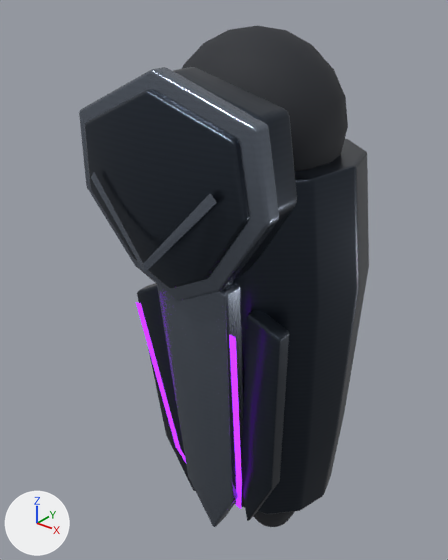
Before and after pictures for a commit that changed the Blender file ArtSource/Heroes/VoidKnight/Modules/Greave_R.blend.
The view is the same before and after, from a 50 mm lens placed at (0.432, -0.406, 0.607), pointed at (0.128, -0.026, 0.372). Arrows for +X, +Y and +Z are at lower left; the lights stay in place. The picture after the commit comes second.

Names of what the first picture shows: 'VK2_Greave_R', 'VK2_KneeEdge_R', 'VK2_Knee_R', 'VK2_ShinLight_R-1', 'VK2_ShinLight_R1', 'VK2_ShinRidge_R', 'VK3_GreaveFlute_R-1', 'VK3_GreaveFlute_R1', 'VK3_KneeRim_R', 'VK3_KneeShield_R', 'VK_Joint_ShinR' and 1 more.
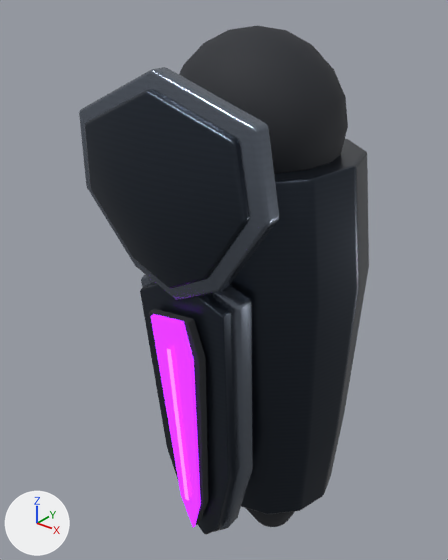
Boxes [x1, y1, x2, y2] around the edits, measured in the pictures (448 x 560 px):
'VK2_ShinRidge_R', deleted: before [157, 281, 243, 527]
'VK4_GreavePlate_R', added: after [140, 283, 235, 534]
'VK3_GreaveFlute_R1', deleted: before [241, 310, 289, 521]
'VK4_ShinLight_R', added (purple): after [151, 314, 201, 528]
'VK4_GreaveFrame_R', added: after [141, 274, 253, 532]
'VK2_Knee_R', deleted: before [173, 67, 297, 278]
'VK3_GreaveFlute_R-1', deleted: before [137, 283, 195, 491]
'VK4_ShinSocket_R', added: after [149, 309, 209, 525]
'VK2_KneeEdge_R', deleted: before [91, 172, 217, 273]
'VK2_ShinLight_R1', deleted (purple): before [229, 335, 242, 509]
'VK2_ShinLight_R-1', deleted: before [136, 302, 186, 463]
'VK4_ShinCore_R', added (purple): after [167, 349, 189, 500]

Edits to the bpy script that builds the scene:
```text
Change mat_void_energy:
    mat_void_energy.base_color: (0.27, 0.018, 0.7) -> (0.31, 0.014, 0.76)  # purple #8e24da -> purple #971fe2
    mat_void_energy.emission_color: (0.27, 0.018, 0.7) -> (0.31, 0.014, 0.76)  # purple #8e24da -> purple #971fe2
Add me_vk4_shincore_r:
    me_vk4_shincore_r.from_pydata([(0.159, -0.1283, 0.3627), (0.156, -0.1283, 0.3625), (0.1667, -0.1225, 0.216), (0.1637, -0.1225, 0.2159), (0.159, -0.1273, 0.3627), (0.156, -0.1273, 0.3626), (0.1667, -0.1215, 0.216), (0.1637, -0.1215, 0.2159)], [], [(0, 1, 3, 2), (5, 4, 6, 7), (0, 2, 6, 4), (1, 5, 7, 3), (0, 4, 5, 1), (2, 3, 7, 6)])
    me_vk4_shincore_r.materials.append(mat_void_core_energy)  # purple #c455ff, glowing purple #c455ff
Remove ob_vk2_knee_r:
    ob_vk2_knee_r = bpy.data.objects.new('VK2_Knee_R', me_vk2_knee_r)
Remove ob_vk2_kneeedge_r:
    ob_vk2_kneeedge_r = bpy.data.objects.new('VK2_KneeEdge_R', me_vk2_kneeedge_r)
Remove ob_vk2_shinridge_r:
    ob_vk2_shinridge_r = bpy.data.objects.new('VK2_ShinRidge_R', me_vk2_shinridge_r)
Remove ob_vk2_shinlight_r_1:
    ob_vk2_shinlight_r_1 = bpy.data.objects.new('VK2_ShinLight_R-1', me_vk2_shinlight_r_1)
Remove ob_vk2_shinlight_r1:
    ob_vk2_shinlight_r1 = bpy.data.objects.new('VK2_ShinLight_R1', me_vk2_shinlight_r1)
Remove ob_vk3_greaveflute_r_1:
    ob_vk3_greaveflute_r_1 = bpy.data.objects.new('VK3_GreaveFlute_R-1', me_vk3_greaveflute_r_1)
Remove ob_vk3_greaveflute_r1:
    ob_vk3_greaveflute_r1 = bpy.data.objects.new('VK3_GreaveFlute_R1', me_vk3_greaveflute_r1)
Add ob_vk4_shincore_r:
    ob_vk4_shincore_r = bpy.data.objects.new('VK4_ShinCore_R', me_vk4_shincore_r)
    ob_vk4_shincore_r.location = (0.0, 0.0, 0.0)
Add ob_vk4_shinlight_r:
    ob_vk4_shinlight_r = bpy.data.objects.new('VK4_ShinLight_R', me_vk4_shinlight_r)  # 31 vertices, 34 faces; spans x 0.138..0.177, y -0.126..-0.114, z 0.181..0.388; in mat_void_energy (purple #971fe2, glowing purple #971fe2)
    ob_vk4_shinlight_r.location = (0.0, 0.0, 0.0)
Add ob_vk4_shinsocket_r:
    ob_vk4_shinsocket_r = bpy.data.objects.new('VK4_ShinSocket_R', me_vk4_shinsocket_r)  # 30 vertices, 29 faces; spans x 0.133..0.182, y -0.123..-0.108, z 0.181..0.389
    ob_vk4_shinsocket_r.location = (0.0, 0.0, 0.0)
Add ob_vk4_greaveplate_r:
    ob_vk4_greaveplate_r = bpy.data.objects.new('VK4_GreavePlate_R', me_vk4_greaveplate_r)  # 41 vertices, 45 faces; spans x 0.115..0.198, y -0.114..-0.09, z 0.161..0.414
    ob_vk4_greaveplate_r.location = (0.0, 0.0, 0.0)
Add ob_vk4_greaveframe_r:
    ob_vk4_greaveframe_r = bpy.data.objects.new('VK4_GreaveFrame_R', me_vk4_greaveframe_r)  # 45 vertices, 51 faces; spans x 0.107..0.205, y -0.105..-0.079, z 0.156..0.419
    ob_vk4_greaveframe_r.location = (0.0, 0.0, 0.0)
```
